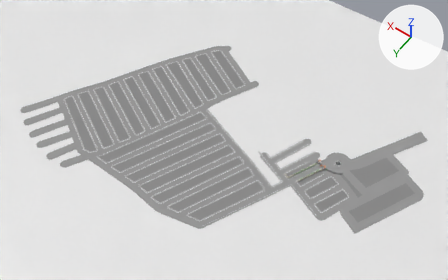
The glTF model public/models/basic/housespawn.glb: old version first, new version second.
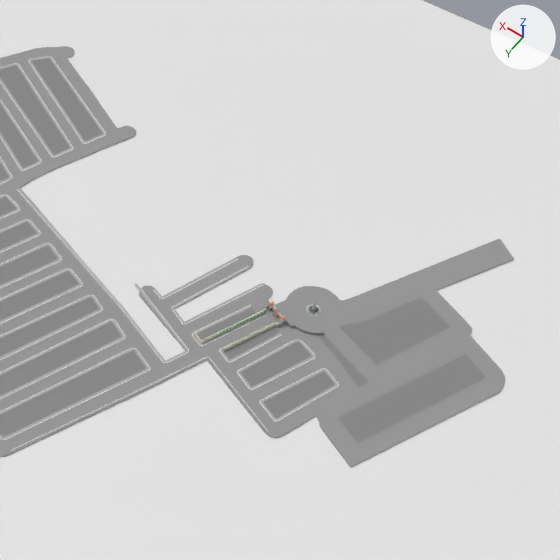
Old and new are each drawn whole from a 50 mm camera at (-335.0, 464.0, 712.0) aimed at (-13.0, 12.0, 3.0) and again close up on the part from 44% to 100% of the width and 9% to 98% of the height. The axes (+X, +Y, +Z) are drawn at upper right. The lights are the same throughout. The older version's two pictures come first. Where no turn or scale is listed for an object, it has been applied to the vertices. Vertices at exactly the same position are counted once.

Objects in the first close-up: 'outer2', 'road', 'side_road', 'sidewalk.004', 'sidewalk.008' and 11 more.
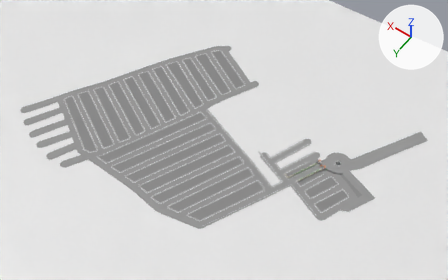
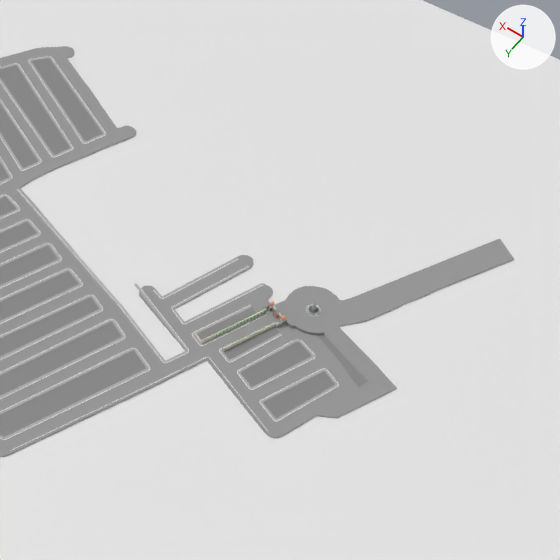
Pixel boxes [x1, y1, x2, y2] of what changed, in the close-ups (560 x 560 px):
'road', reshaped
    before: [0, 46, 514, 468]
    after: [0, 46, 514, 457]
'side_road', reshaped
    before: [0, 58, 485, 443]
    after: [0, 58, 369, 437]
part 1 of me_plane_002, cut back
    before: [208, 290, 505, 468]
    after: [208, 290, 436, 438]
part 2 of me_plane_004, deleted
    before: [339, 297, 450, 365]
part 3 of me_plane_004, deleted
    before: [338, 354, 485, 443]

The change in detail:
me_plane_002 is used by ob_road; location (0.0, 0.0, 4.0).
me_plane_002 had 832 vertices, 1752 faces and spanned x -289.0..270.0, y -167.0..185.0, z -2.0..0.0.
me_plane_002 now has 786 vertices, 1652 faces and spans x -253.0..270.0, y -167.0..185.0, z -2.0..0.0.
Part 1, on me_plane_002:
50 vertices are removed from x -289.0..-211.0, y -93.0..40.0, z -2.0..0.0.
137 faces are deleted.
4 vertices are added at (-228.0, -28.0, 0.0), (-237.0, -24.0, 0.0), (-228.0, -28.0, -2.0), (-237.0, -24.0, -2.0).
37 new faces join them.
me_plane_004 is used by ob_side_road; location (0.0, 0.0, 3.5).
me_plane_004 had 374 vertices, 509 faces and spanned x -277.0..230.0, y -133.0..149.0, z 0.0..1.0.
me_plane_004 now has 342 vertices, 467 faces and spans x -221.0..230.0, y -133.0..149.0, z 0.0..1.0.
me_plane_004 part 2: the loose piece of 20 vertices spanning x -243.0..-187.0, y -95.0..-32.0, z 0.0..1.0 is deleted.
me_plane_004 part 3: the loose piece of 12 vertices spanning x -277.0..-218.0, y -71.0..23.0, z 0.0..1.0 is deleted.
